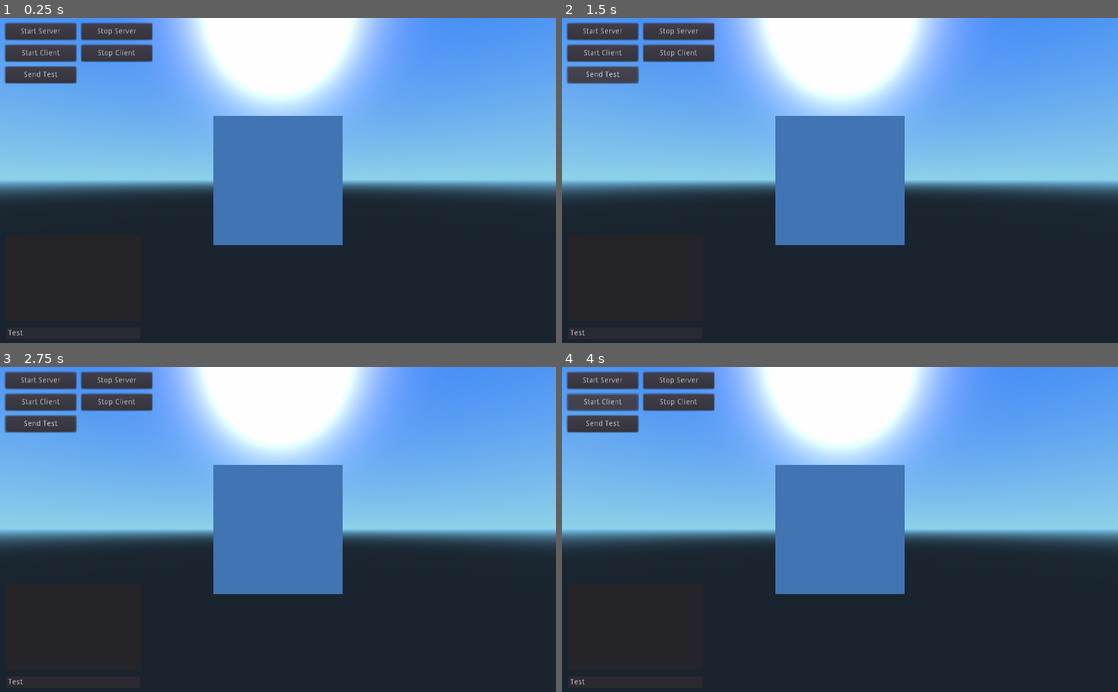
Above: before the commit, frames 1-4 (two rows, left to right).
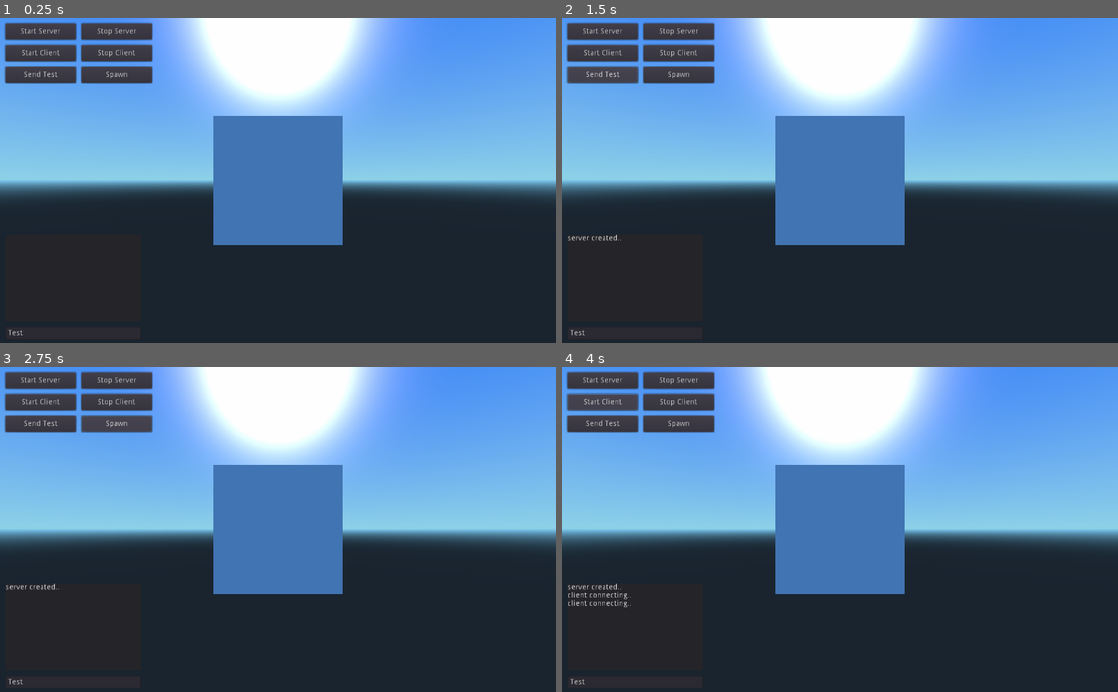
Above: after the commit, the same moments.

Repository: Lightnet/gd3spaceship3d
Game: Godot game, scene res://scenes/scenespaceship.tscn
The game is run twice, just before and just after one commit, with the same random seed, the same clock (stepped at 60 frames per second) and the same inputs.
Inputs (mouse positions are in pixels of both pictures, inside the frame that each line leads up to):
- Up to frame 1 (0.25 s): no input
- Up to frame 2 (1.5 s): click "Start Server" at 0.5 s; click "Send Test" at 1.25 s
- Up to frame 3 (2.75 s): click (116, 422) at 2 s, where only the run after the commit has a clickable "Spawn"
- Up to frame 4 (4 s): click "Start Client" at 2.75 s; click "Start Client" at 3.5 s

The runs differ from the first frame. In frame 1, 0.7% of the frame differs, in the area x 14-28%, y 14-21%; in frame 2, 0.8%; in frame 3, 0.8%; in frame 4, 0.9%, in the area x 1-28%, y 14-74%.
Error before the commit: Invalid call. Nonexistent function 'is_networking_server' in base 'SceneTree'. (res://scripts/CtrlChat.gd:34)

Commit message:
update chat message functions. Simple build.

Diff:
--- a/UI/uichat.tscn
+++ b/UI/uichat.tscn
@@ -145,7 +145,31 @@
 flat = false
 align = 1
 
-[node name="Panel_Chat" type="Panel" parent="Control" index="5"]
+[node name="BtnSpawn" type="Button" parent="Control" index="5"]
+
+anchor_left = 0.0
+anchor_top = 0.0
+anchor_right = 0.0
+anchor_bottom = 0.0
+margin_left = 150.0
+margin_top = 90.0
+margin_right = 280.0
+margin_bottom = 120.0
+rect_pivot_offset = Vector2( 0, 0 )
+focus_mode = 2
+mouse_filter = 0
+mouse_default_cursor_shape = 0
+size_flags_horizontal = 1
+size_flags_vertical = 1
+toggle_mode = false
+enabled_focus_mode = 2
+shortcut = null
+group = null
+text = "Spawn"
+flat = false
+align = 1
+
+[node name="Panel_Chat" type="Panel" parent="Control" index="6"]
 
 anchor_left = 0.0
 anchor_top = 0.0
@@ -187,7 +211,7 @@
 selection_enabled = false
 override_selected_font_color = false
 
-[node name="LineEdit_Chat" type="LineEdit" parent="Control" index="6"]
+[node name="LineEdit_Chat" type="LineEdit" parent="Control" index="7"]
 
 anchor_left = 0.0
 anchor_top = 0.0
@@ -216,3 +240,7 @@
 [connection signal="pressed" from="Control/BtnStartClient" to="Control" method="_on_BtnStartClient_pressed"]
 
 [connection signal="pressed" from="Control/BtnSendTest" to="Control" method="_on_BtnSendTest_pressed"]
+
+[connection signal="pressed" from="Control/BtnSpawn" to="Control" method="_on_BtnSpawn_pressed"]
+
+[connection signal="text_entered" from="Control/LineEdit_Chat" to="Control" method="_on_LineEdit_Chat_text_entered"]
--- a/scripts/CtrlChat.gd
+++ b/scripts/CtrlChat.gd
@@ -10,8 +10,12 @@
 func _ready():
 	# Called every time the node is added to the scene.
 	# Initialization here
+	var chatlog = get_node("Panel_Chat/RichTextLabel")
+	chatlog.set_scroll_follow(true)
+
 	if network == null:
 		network = get_node(path_network)
+		network.chatnode = self; #assign node
 	pass
 
 #func _process(delta):
@@ -19,20 +23,39 @@
 #	# Update game logic here.
 #	pass
 
+func message(value):
+	var chatlog = get_node("Panel_Chat/RichTextLabel")
+	chatlog.add_text(value + "\n")
+	pass
 
 func _on_BtnStartServer_pressed():
 	network.create_server();
+	var chatlog = get_node("Panel_Chat/RichTextLabel")
+	chatlog.add_text("server created.." + "\n")
 	pass # replace with function body
-
 
 func _on_BtnStartClient_pressed():
 	network.connect_client();
+	var chatlog = get_node("Panel_Chat/RichTextLabel")
+	chatlog.add_text("client connecting.." + "\n")
 	pass # replace with function body
 
 
 func _on_BtnSendTest_pressed():
-	if (get_tree().is_networking_server()):
-		network.chatmessage("test")
-	else:
-		print("network net setup?")
+	#if (get_tree().is_networking_server()):
+	network.chatmessage("test")
+	#else:
+		#print("network net setup?")
 	pass # replace with function body
+
+
+func _on_BtnSpawn_pressed():
+	pass # replace with function body
+
+func _on_LineEdit_Chat_text_entered( new_text ):
+	#print(new_text)
+	var chatlog = get_node("Panel_Chat/RichTextLabel")
+	chatlog.set_scroll_follow(true)
+	chatlog.append_bbcode(new_text + "\n")
+	network.chatmessage(new_text)
+	pass # replace with function body
--- a/scripts/network.gd
+++ b/scripts/network.gd
@@ -2,6 +2,7 @@
 
 var ip = "127.0.0.1"
 var SERVER_PORT = 3000
+var chatnode = null
 
 func _ready():
 	get_tree().connect("network_peer_connected", self, "_player_connected")
@@ -33,37 +34,40 @@
 
 func _player_connected(id):
 	print("connected")
-	#var chatlog = get_node("Panel/RichTextLabel")
-	#chatlog.add_text("connected!" + "\n")
+	if (chatnode !=null):
+		chatnode.message("connected!")
 	pass # Will go unused, not useful here
 
 func _player_disconnected(id):
-	#var chatlog = get_node("Panel/RichTextLabel")
-	#chatlog.add_text("disconnected!" + "\n")
+	if (chatnode !=null):
+		chatnode.message("disconnected!")
 	player_info.erase(id) # Erase player from info
 
 func _connected_ok():
-	#var chatlog = get_node("Panel/RichTextLabel")
-	#chatlog.add_text("connected!" + "\n")
+	if (chatnode !=null):
+		chatnode.message("connected!")
 	# Only called on clients, not server. Send my ID and info to all the other peers
 	rpc("register_player", get_tree().get_network_unique_id(), my_info)
 
 func _server_disconnected():
-	#var chatlog = get_node("Panel/RichTextLabel")
-	#chatlog.add_text("_server_disconnected!" + "\n")
+	if (chatnode !=null):
+		chatnode.message("_server_disconnected!")
+
+	#var chatlog = get_node("root/scene")
+	#print(chatlog)
 	print("_server_disconnected")
 	pass # Server kicked us, show error and abort
 
 func _connected_fail():
-	#var chatlog = get_node("Panel/RichTextLabel")
-	#chatlog.add_text("_server_disconnected!" + "\n")
+	if (chatnode !=null):
+		chatnode.message("_server_disconnected!")
 	print("_connected_fail")
 	pass # Could not even connect to server, abort
 
 remote func message_player(text):
 	print("messages",text)
-	#var chatlog = get_node("Panel/RichTextLabel")
-	#chatlog.add_text(text + "\n")
+	if (chatnode !=null):
+		chatnode.message(text)
 
 master func chatmessage(value):
 	rpc("message_player",value)
@@ -79,30 +83,3 @@
 		for peer_id in player_info:
 			rpc_id(id, "register_player", peer_id, player_info[peer_id])
 	# Call function to update lobby UI here
-
-
-func _on_btnserver_pressed():
-	create_server()
-	#var chatlog = get_node("Panel/RichTextLabel")
-	#chatlog.add_text("server created.." + "\n")
-	pass
-
-func _on_btnclient_pressed():
-	connect_client()
-	#var chatlog = get_node("Panel/RichTextLabel")
-	#chatlog.add_text("client connecting.." + "\n")
-	pass
-
-func _on_btntest_pressed():
-
-	pass
-
-func _on_LineEdit_text_entered( text ):
-	#print(text)
-	#chatlog.set_scroll_follow(true)
-	#chatlog.append_bbcode(text + "\n")
-	#var chatlog = get_node("Panel/RichTextLabel")
-	#chatlog.add_text(text + "\n")
-	#chatmessage(text)
-
-	pass
